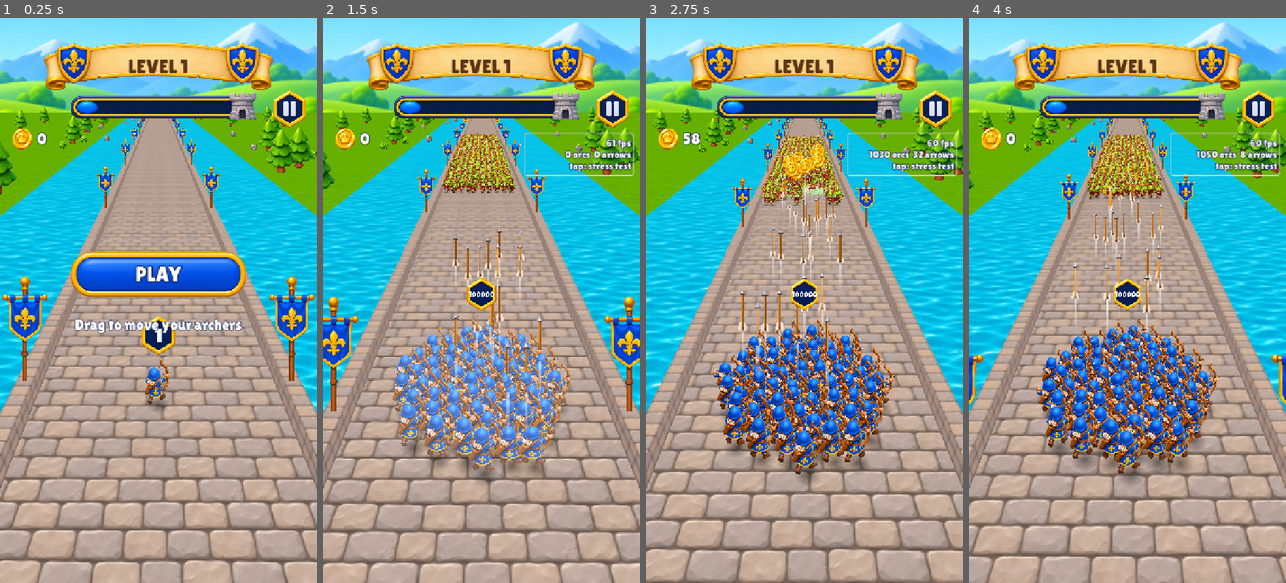
Above: before the commit, frames 1-4 (left to right).
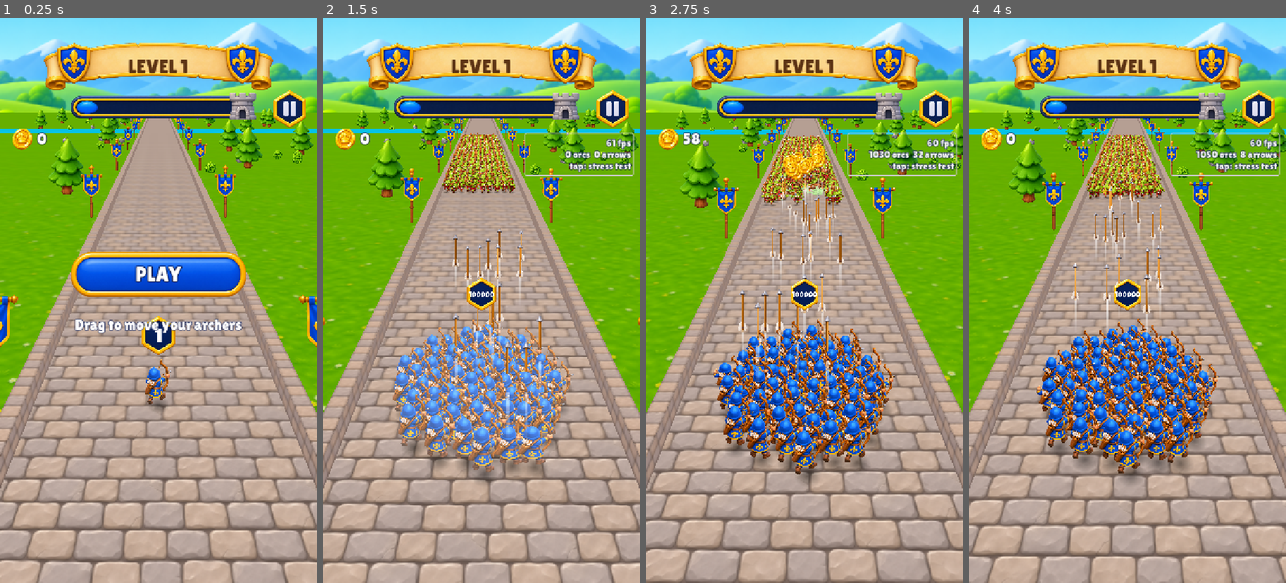
Above: after the commit, the same moments.

Repository: steseviczakelijk-debug/Goyslop
Game: Godot game, scene res://main.tscn
The game is run twice, just before and just after one commit, with the same random seed, the same clock (stepped at 60 frames per second) and the same inputs.
Inputs (mouse positions are in pixels of both pictures, inside the frame that each line leads up to):
- Up to frame 1 (0.25 s): no input
- Up to frame 2 (1.5 s): click (579, 153) at 0.5 s; click "61 fps 0 orcs 0 arrows tap: s…" at 1.25 s
- Up to frame 3 (2.75 s): click "61 fps 1050 orcs 16 arrows ta…" at 2 s
- Up to frame 4 (4 s): click "60 fps 1030 orcs 32 arrows ta…" at 2.75 s; click "60 fps 1050 orcs 24 arrows ta…" at 3.5 s

The runs differ from the first frame. In frame 1, 20% of the frame differs, in the area x 0-100%, y 15-70%; in frame 2, 19%; in frame 3, 19%; in frame 4, 19%.

Commit message:
Remove water along the bridge
Co-Authored-By: Claude Fable 5.2 <noreply@anthropic.com>
Claude-Session: https://claude.ai/code/session_01PSyE3w8geUguBPux3gxrti

Diff:
--- a/scripts/world.gd
+++ b/scripts/world.gd
@@ -12,8 +12,7 @@
 const WALL_HEIGHT := 0.7
 const WALL_TOP_PERIOD := WALL_WIDTH * 3.0    # the capstone picture is 1:3
 const WALL_SIDE_PERIOD := WALL_HEIGHT * 4.0  # the stone strip is 4:1
-const WATER_HALF := 13.0
-const WATER_TILE := 7.0
+const RIVER_PERIOD := 200.0
 const SCENERY_LOOP := 200.0
 const GATE_WIDTH := 3.7
 const GATE_BASE := 1.0
@@ -293,10 +292,7 @@
 	grass.position.z = -200
 	grass_mat = grass.mesh.material
 	grass_mat.albedo_color = Color(0.88, 0.93, 0.88)  # a touch calmer, so units stand out
-	# The bridge crosses a wide river for its whole length; the banks start at
-	# WATER_HALF on either side.
-	river = _ground("res://assets/water.png", Vector2(WATER_HALF * 2.0, 600), -0.05, Vector2(WATER_HALF * 2.0 / WATER_TILE, 600.0 / WATER_TILE))
-	river.position.z = -200
+	river = _ground("res://assets/water.png", Vector2(600, 14), -0.05, Vector2(42, 1))
 	water_mat = river.mesh.material
 	var deck := _ground("res://assets/bridge_floor.png", Vector2(B.ROAD_HALF * 2, 240), 0.0, Vector2(2, 240.0 / FLOOR_PERIOD))
 	deck.position.z = -100
@@ -327,14 +323,14 @@
 	# Roadside scenery loops forever as the level scrolls.
 	var rng := RandomNumberGenerator.new()
 	rng.seed = 4242
-	_scatter("res://assets/pine.png", 5.5, 30, WATER_HALF + 1.5, 40.0, rng)
-	_scatter("res://assets/bush.png", 1.4, 18, WATER_HALF + 0.6, 30.0, rng)
-	_scatter("res://assets/rock.png", 1.3, 14, 6.0, WATER_HALF + 6.0, rng)
+	_scatter("res://assets/pine.png", 5.5, 26, 7.5, 34.0, rng)
+	_scatter("res://assets/bush.png", 1.4, 18, 5.8, 26.0, rng)
+	_scatter("res://assets/rock.png", 1.3, 12, 5.8, 22.0, rng)
 	var poles := PackedVector2Array()
 	for i in int(SCENERY_LOOP / 20.0):
-		poles.append(Vector2(-B.ROAD_HALF - WALL_WIDTH * 0.5, i * 20.0))
-		poles.append(Vector2(B.ROAD_HALF + WALL_WIDTH * 0.5, i * 20.0))
-	var pole_mm := _multimesh(_sprite_mesh("res://assets/banner_pole.png", 3.4, WALL_HEIGHT), poles.size())
+		poles.append(Vector2(-5.4, i * 20.0))
+		poles.append(Vector2(5.4, i * 20.0))
+	var pole_mm := _multimesh(_sprite_mesh("res://assets/banner_pole.png", 4.2), poles.size())
 	pole_mm.visible_instance_count = poles.size()
 	scenery.append([pole_mm, poles])
 
@@ -541,7 +537,8 @@
 	# Scrolling ground: slide the textures instead of moving geometry.
 	floor_mat.uv1_offset.y = -fposmod(sim.distance / FLOOR_PERIOD, 1.0)
 	grass_mat.uv1_offset.y = -fposmod(sim.distance / GRASS_PERIOD, 1.0)
-	water_mat.uv1_offset = Vector3(fposmod(time * 0.04, 1.0), -fposmod(sim.distance / WATER_TILE, 1.0), 0)
+	water_mat.uv1_offset.x = fposmod(time * 0.03, 1.0)
+	river.position.z = fposmod(sim.distance + 70.0, RIVER_PERIOD) - 170.0
 
 	for w in wall_mats:
 		var shift := fposmod(sim.distance * w[1], 1.0)
Not shown, changed: PLAN.md
